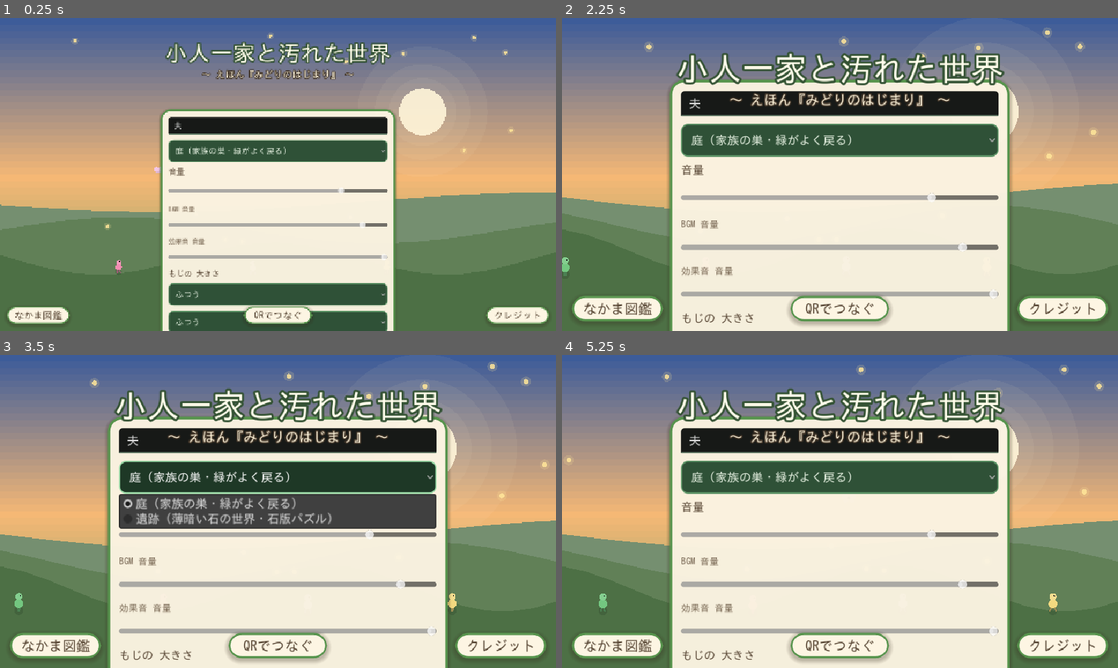
Above: before the commit, frames 1-4 (two rows, left to right).
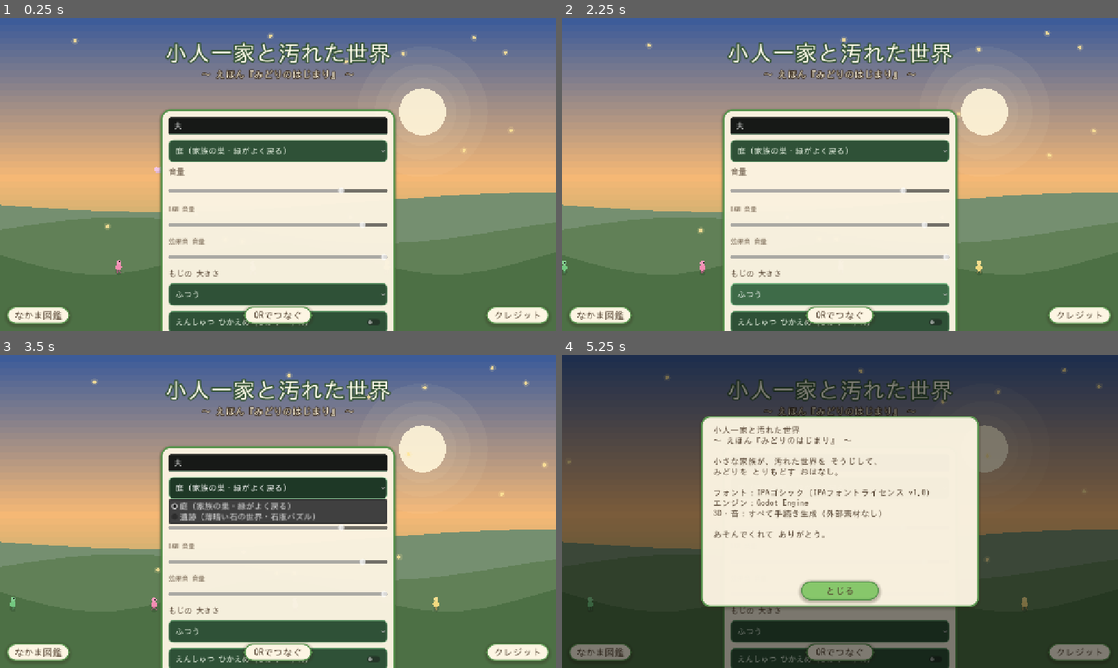
Above: after the commit, the same moments.

Repository: amami-cell/susabiyu-ig-auto
Game: Godot game, scene res://scenes/main.tscn
The game is run twice, just before and just after one commit, with the same random seed, the same clock (stepped at 60 frames per second) and the same inputs.
Inputs:
- Up to frame 1 (0.25 s): no input
- Up to frame 2 (2.25 s): click "庭（家族の巣・緑がよく戻る）" at 0.5 s; click "ふつう" at 1.25 s; click "ふつう" at 2 s
- Up to frame 3 (3.5 s): click "庭（家族の巣・緑がよく戻る）" at 2.75 s
- Up to frame 4 (5.25 s): click "クレジット" at 3.5 s; click "なかま図鑑" at 4.25 s; click "とじる" (after the commit: "えんしゅつ ひかえめ（ひかり・ゆれ）") at 5 s

The runs differ from the first frame. In frame 1, 0.2% of the frame differs, in the area x 31-70%, y 96-99%; in frame 2, 42%; in frame 3, 44%; in frame 4, 82%, in the area x 0-100%, y 0-100%.

Commit message:
最強④やさしさを武器に：「えんしゅつ ひかえめ（光・ゆれ）」＝誰も脱落しない
- ロビーに「えんしゅつ ひかえめ（ひかり・ゆれ）」トグルを追加（保存・起動時復元）。光過敏や
  刺激に敏感な子でも安心して遊べる＝家族/子ども向けだからこその“武器”。
- ON時に弱める演出：
  ・被弾の赤フラッシュ → 中央全面の赤い明滅をやめ、ごく淡い低彩度に（α0.32→0.14）
  ・ダウン暗転 → 赤 → やわらかい低彩度（青灰）
  ・カメラのゆれ ×0.2／画角キック ×0.3（乗り物酔い・揺れ過敏へ）
  ・章クリアの記号ふぶき 枚数を約45%に
- UIKit に reduce_fx の保存/読み込み/参照を追加。main 起動時に load。各所（player/hud/story_ui）が参照。

selftest OK。ローカル実描画で ロビーのトグル表示を確認。

Co-Authored-By: Claude Opus 4.8 <noreply@anthropic.com>
Claude-Session: https://claude.ai/code/session_01Vw7YN8y4ArxBhwqv8CY4gx

Diff:
--- a/kobito-3d/scenes/actors/player.gd
+++ b/kobito-3d/scenes/actors/player.gd
@@ -701,11 +701,15 @@
 
 ## カメラを一瞬ゆらす（被弾・攻撃ヒットの手応え）。次のフレームから自然に減衰。
 func shake(amount: float) -> void:
+	if UIKit.reduce_fx():
+		amount *= 0.2   # えんしゅつ ひかえめ：ゆれを大きく抑える（光/揺れ過敏へ）
 	_shake = maxf(_shake, amount)
 
 
 ## 画角を一瞬だけ動かす（マイナス=寄る/プラス=引く）。奥行きの手応え。0へ自然に戻る。
 func fov_kick(amount: float) -> void:
+	if UIKit.reduce_fx():
+		amount *= 0.3
 	_fov_kick = clampf(_fov_kick + amount, -8.0, 10.0)
 
 
--- a/kobito-3d/scenes/main.gd
+++ b/kobito-3d/scenes/main.gd
@@ -13,6 +13,7 @@
 
 func _ready() -> void:
 	UIKit.apply_ui_scale(UIKit.load_ui_scale())   # もじの大きさ設定を最初に反映
+	UIKit.load_reduce_fx()                        # えんしゅつ ひかえめ 設定を読み込む
 	_setup_gamepad()
 	_show_lobby(true)
 	_build_vignette()
--- a/kobito-3d/scenes/ui/hud.gd
+++ b/kobito-3d/scenes/ui/hud.gd
@@ -104,7 +104,8 @@
 ## 「やられた…／もうすぐ 起きあがる（数字）」の中央表示。復活したら「ふっかつ！」。
 func _build_downed() -> void:
 	_downed_dim = ColorRect.new()
-	_downed_dim.color = Color(0.45, 0.06, 0.06, 0.4)   # 画面を赤く沈める＝“やられた”が一目で
+	# ダウン暗転：ふだんは赤く沈める。えんしゅつ ひかえめ時は やわらかい低彩度で（刺激を抑える）。
+	_downed_dim.color = Color(0.2, 0.2, 0.25, 0.25) if UIKit.reduce_fx() else Color(0.45, 0.06, 0.06, 0.4)
 	_downed_dim.set_anchors_preset(Control.PRESET_FULL_RECT)
 	_downed_dim.mouse_filter = Control.MOUSE_FILTER_IGNORE
 	_downed_dim.visible = false
@@ -150,7 +151,11 @@
 	_hp_bar.value = _player.hp
 	# HPが減った瞬間＝赤フラッシュ（中央視界で被弾が分かる）。復活での回復は無視。
 	if _last_hp >= 0 and _player.hp < _last_hp and _player.hp > 0 and _hurt_flash != null:
-		_hurt_flash.color.a = 0.32
+		# えんしゅつ ひかえめ：中央全面の赤い明滅をやめ、周縁だけ ごく淡い低彩度に（光過敏配慮）。
+		if UIKit.reduce_fx():
+			_hurt_flash.color = Color(0.55, 0.35, 0.4, 0.14)
+		else:
+			_hurt_flash.color = Color(0.8, 0.1, 0.1, 0.32)
 		var tw := create_tween()
 		tw.tween_property(_hurt_flash, "color:a", 0.0, 0.35)
 	_last_hp = _player.hp
--- a/kobito-3d/scenes/ui/lobby.gd
+++ b/kobito-3d/scenes/ui/lobby.gd
@@ -115,6 +115,17 @@
 	_vbox.add_child(size_opt)
 	_vbox.move_child(size_opt, size_label.get_index() + 1)
 	size_opt.item_selected.connect(func(idx: int) -> void: UIKit.save_ui_scale(UIKit.UI_SCALES[idx]))
+
+	# えんしゅつ ひかえめ（光過敏・刺激に敏感な子へ）：赤い被弾フラッシュ・画面ゆれ・記号ふぶきを弱める。
+	var fx_btn := CheckButton.new()
+	fx_btn.text = "えんしゅつ ひかえめ（ひかり・ゆれ）"
+	fx_btn.custom_minimum_size = Vector2(0, 52)
+	fx_btn.add_theme_font_size_override("font_size", 18)
+	UIKit.load_reduce_fx()
+	fx_btn.button_pressed = UIKit.reduce_fx()
+	_vbox.add_child(fx_btn)
+	_vbox.move_child(fx_btn, size_opt.get_index() + 1)
+	fx_btn.toggled.connect(func(on: bool) -> void: UIKit.save_reduce_fx(on))
 
 	_transport.add_item("ENet（PC/Android・低遅延・おすすめ）", Net.Transport.ENET)
 	_transport.add_item("WebSocket（ブラウザでも動く）", Net.Transport.WEBSOCKET)
--- a/kobito-3d/scenes/ui/story_ui.gd
+++ b/kobito-3d/scenes/ui/story_ui.gd
@@ -513,6 +513,8 @@
 	var tint: Color = t["tint"]
 	var rise: bool = bool(t.get("rise", true))
 	var count := 10 if Net.is_web() else 18
+	if UIKit.reduce_fx():
+		count = int(count * 0.45)   # えんしゅつ ひかえめ：記号ふぶきを控えめに
 	for _i in count:
 		var p := Label.new()
 		p.text = String(marks[randi() % marks.size()])
--- a/kobito-3d/scenes/ui/ui_kit.gd
+++ b/kobito-3d/scenes/ui/ui_kit.gd
@@ -101,3 +101,27 @@
 	cfg.set_value("display", "ui_scale", scale)
 	cfg.save(_CFG)
 	apply_ui_scale(scale)
+
+
+# ------------------------------------------------------------ えんしゅつ ひかえめ（アクセシビリティ）
+#
+# 赤い被弾フラッシュ・画面ゆれ・記号ふぶき等の“強い演出”を弱める。光過敏の子や 刺激に敏感な人へ。
+# 家族・子ども向けだからこそ「誰も脱落しない」を看板に。起動時に読み込み、各所が reduce_fx() を見る。
+static var _reduce_fx := false
+
+static func load_reduce_fx() -> void:
+	var cfg := ConfigFile.new()
+	if cfg.load(_CFG) == OK:
+		_reduce_fx = bool(cfg.get_value("display", "reduce_fx", false))
+
+
+static func save_reduce_fx(on: bool) -> void:
+	_reduce_fx = on
+	var cfg := ConfigFile.new()
+	cfg.load(_CFG)
+	cfg.set_value("display", "reduce_fx", on)
+	cfg.save(_CFG)
+
+
+static func reduce_fx() -> bool:
+	return _reduce_fx
